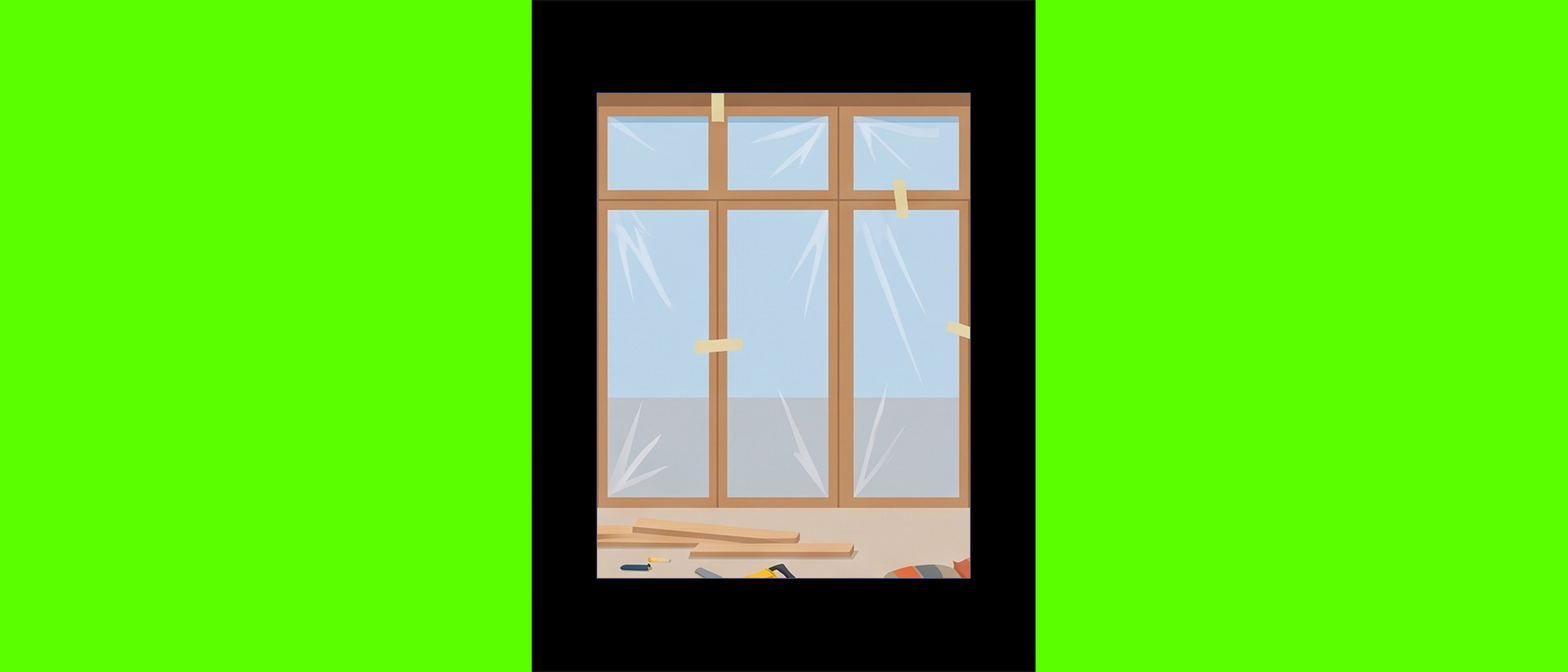
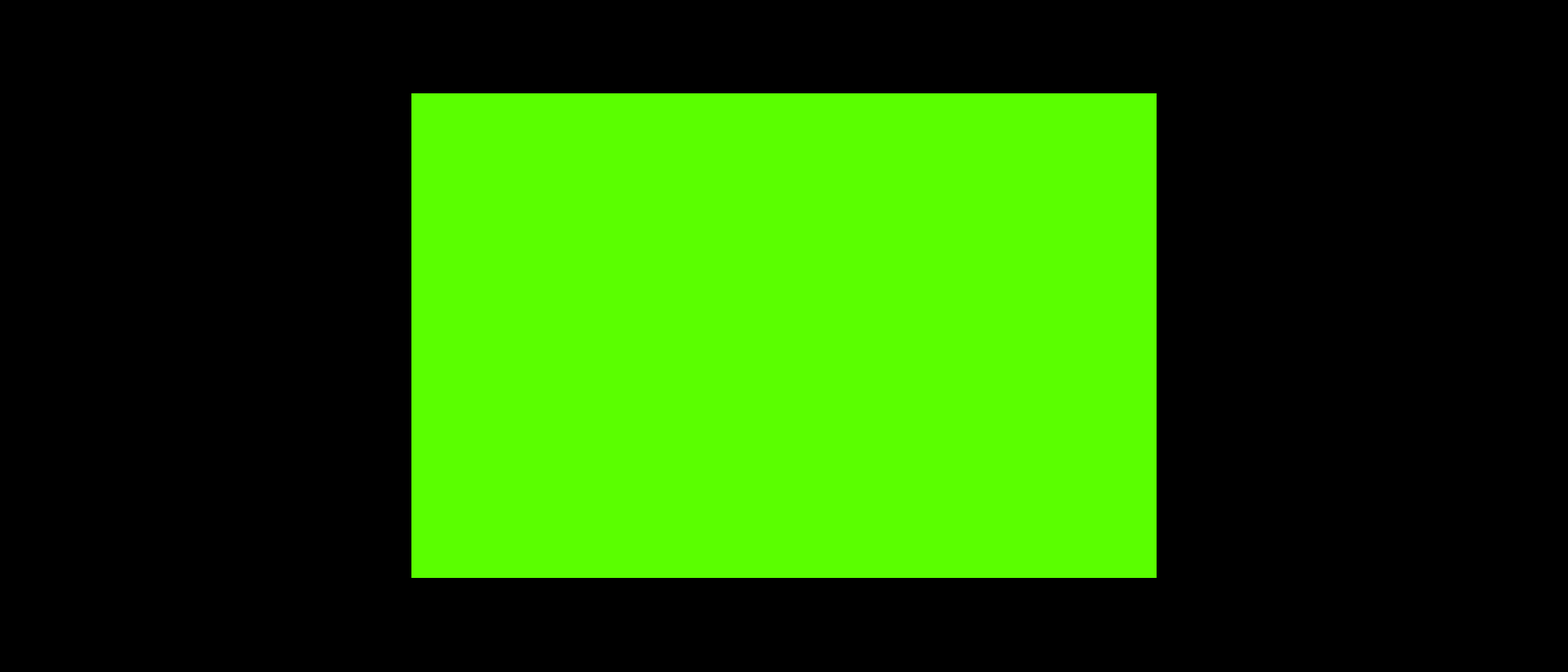
Two versions of the same layered image (w=1568, h=672). Layer-by-layer changes:
added group "2슬롯짜리 3:2" with 3 layers above "1슬롯짜리 3:4" over [0, 0, 1568, 672]
added layer "Layer 38" in group "2슬롯짜리 3:2" over [0, 0, 1568, 672]
added layer "Layer 37" in group "2슬롯짜리 3:2" over [531, 93, 1036, 578]
moved "Layer 27" above "Layer 36" over [0, 0, 1568, 672]
renamed "Layer 26" to "Layer 36", painted on it over [531, 40, 997, 614]
renamed "21:9" to "4슬롯짜리 21:9", showed the group it (2 layers) over [0, 0, 1568, 672]